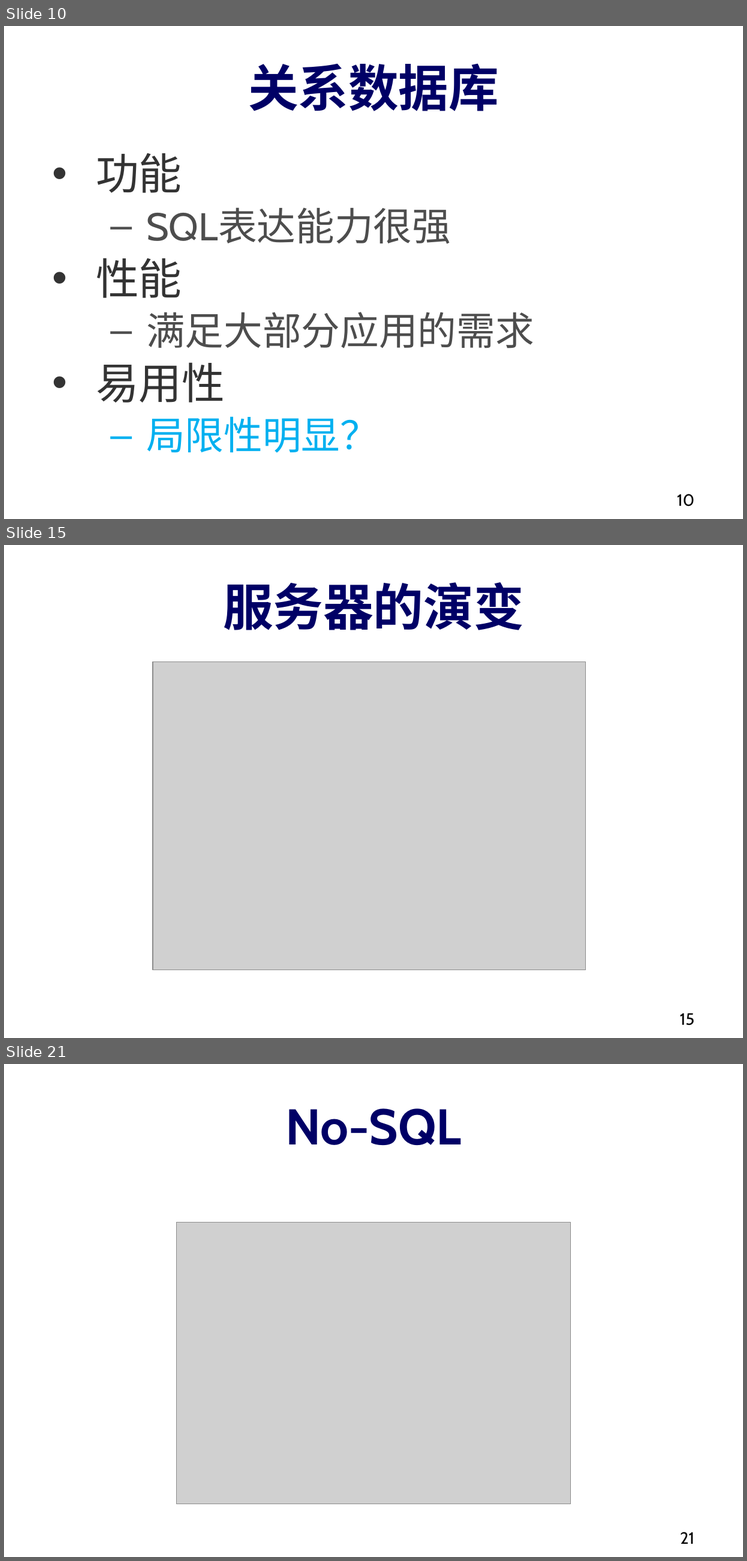
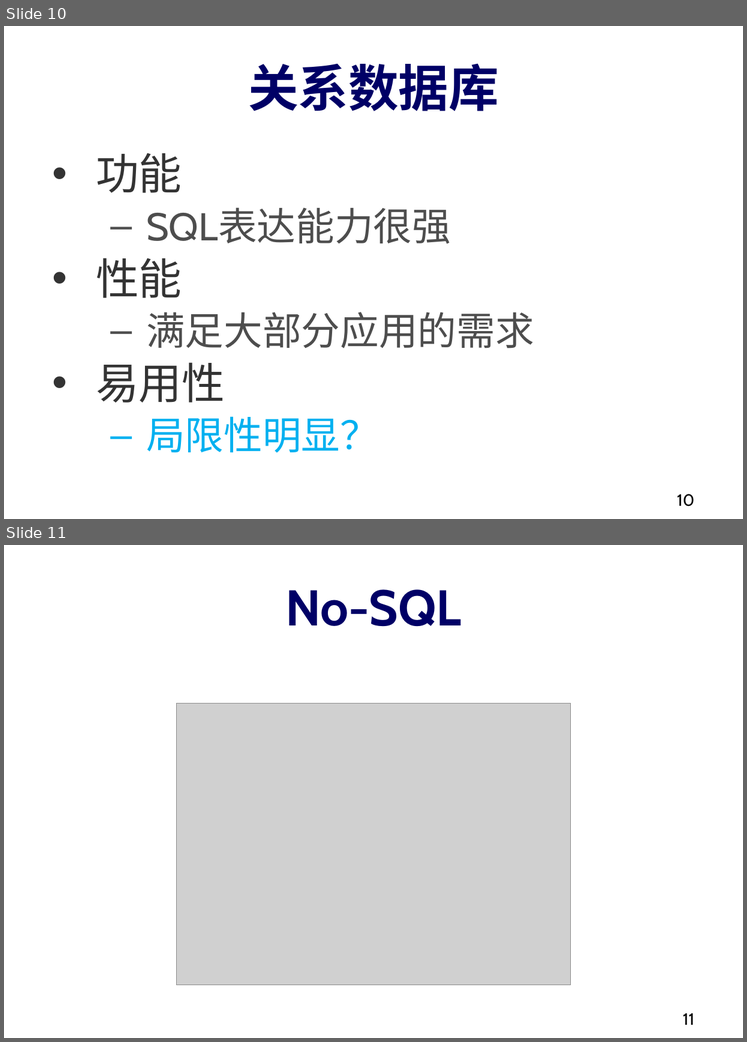
Before and after one commit to dase314/dase314.github.io, a slide deck: files/W1-Intro.pptx. Shown one above the other, each under a label of ours: slides 10, 15 and 21 before the commit, slides 10 and 11 after it; the slides between them are not shown. The pictures are 747x1561 and 747x1042 pixels, drawn with LibreOffice and Linux fonts; fonts in the diff are those of the drawing; grey boxes stand for pictures. Boxes give left, top, right and bottom in pixels: in the first picture for what was removed or moved away, otherwise in the second. Text is boxed around its words. In the diff, an @@ line names an element or a change of style, - is before the commit and + after.

```diff
--- a/files/W1-Intro.pptx
+++ b/files/W1-Intro.pptx
@@ slide 15 removed at [4,545,743,1038], background #FFFFFF @@
@@ title removed at [223,582,524,630] @@
-服务器的演变
@@ picture removed at [152,662,585,969] @@
@@ page number removed at [680,1013,695,1025] @@
-15
@@ what was slide 21 is now slide 11 @@
@@ page number at [683,1013,695,1024]: text changed @@
-21
+11
```
Also in this commit, not shown: 2 slides changed, 1 slide added, 9 other slides removed, 6 other files.
